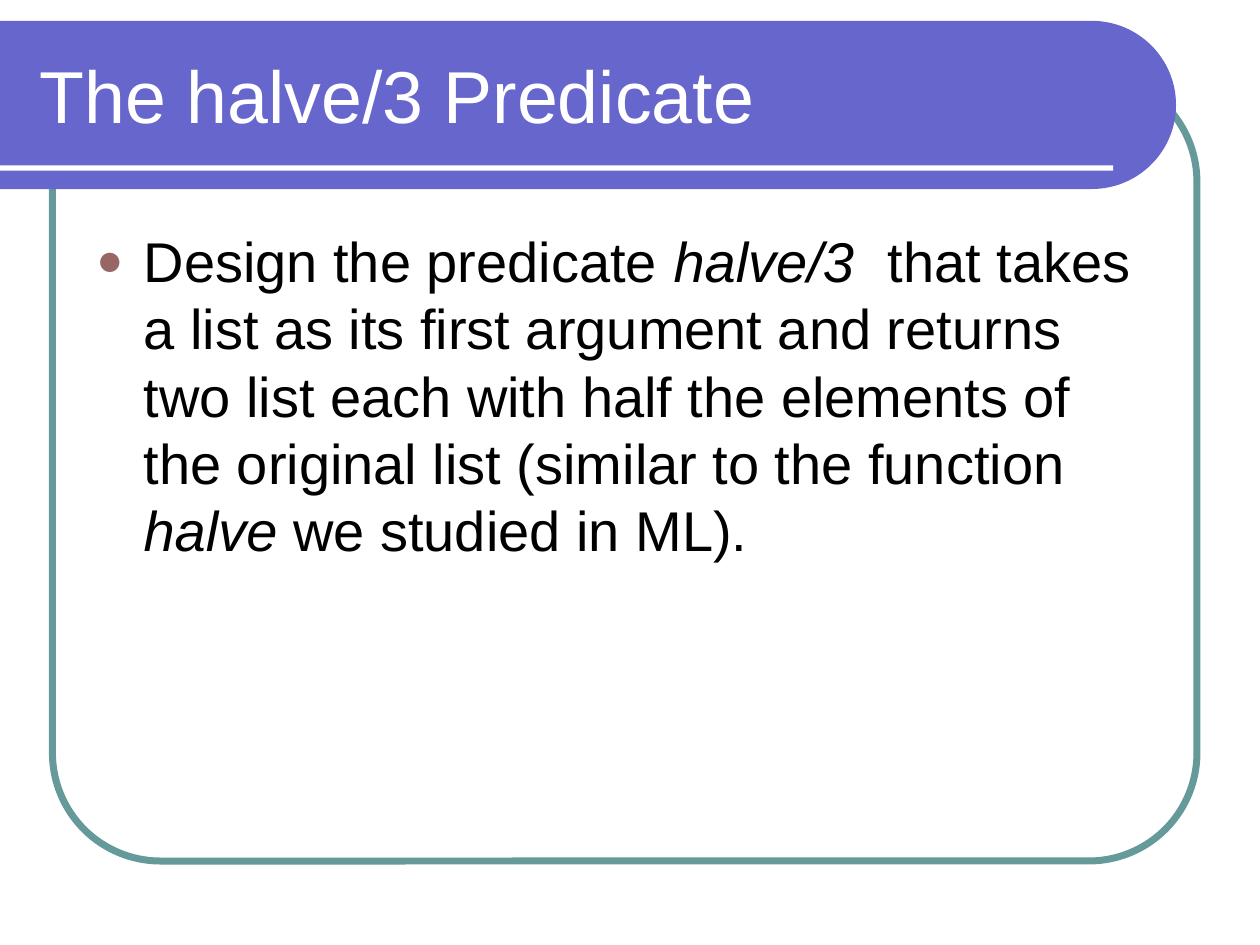
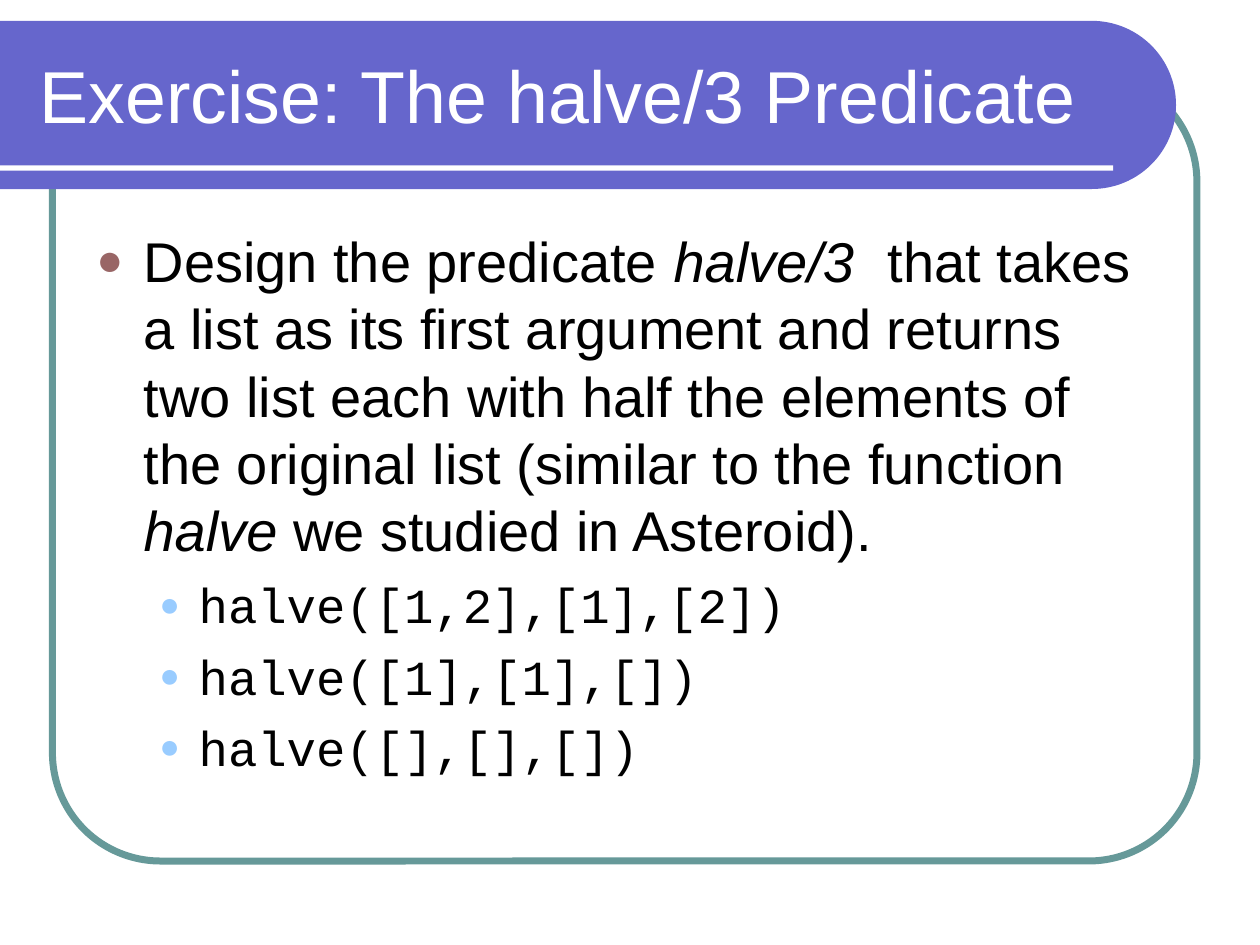
Before and after one commit to lutzhamel/CSC301, a slide deck: slide 13 of notes/csc301-ln021.ppt (slide 12 before the commit). Drawn at 1260x945 pixels with LibreOffice and Linux fonts; fonts in the diff are those of the drawing. Boxes give left, top, right and bottom in pixels: in the first picture for what was removed or moved away, otherwise in the second. Text is boxed around its words. In the diff, an @@ line names an element or a change of style, - is before the commit and + after.

```diff
--- a/notes/csc301-ln021.ppt
+++ b/notes/csc301-ln021.ppt
@@ title at <box>39,69,1075,124</box>: text changed @@
-The halve/3 Predicate
+Exercise: The halve/3 Predicate
@@ text at <box>144,241,1131,777</box>: text changed @@
-● Design the predicate halve/3 that takes a list as its first argument and returns two list each with half the elements of the original list (similar to the function halve we studied in ML).
+● Design the predicate halve/3 that takes a list as its first argument and returns two list each with half the elements of the original list (similar to the function halve we studied in Asteroid).
+  ● halve([1,2],[1],[2])
+  ● halve([1],[1],[])
+  ● halve([],[],[])
```
Also in this commit, not shown: 1 other slide changed, 1 slide added, 1 slide removed, 1 other file.
